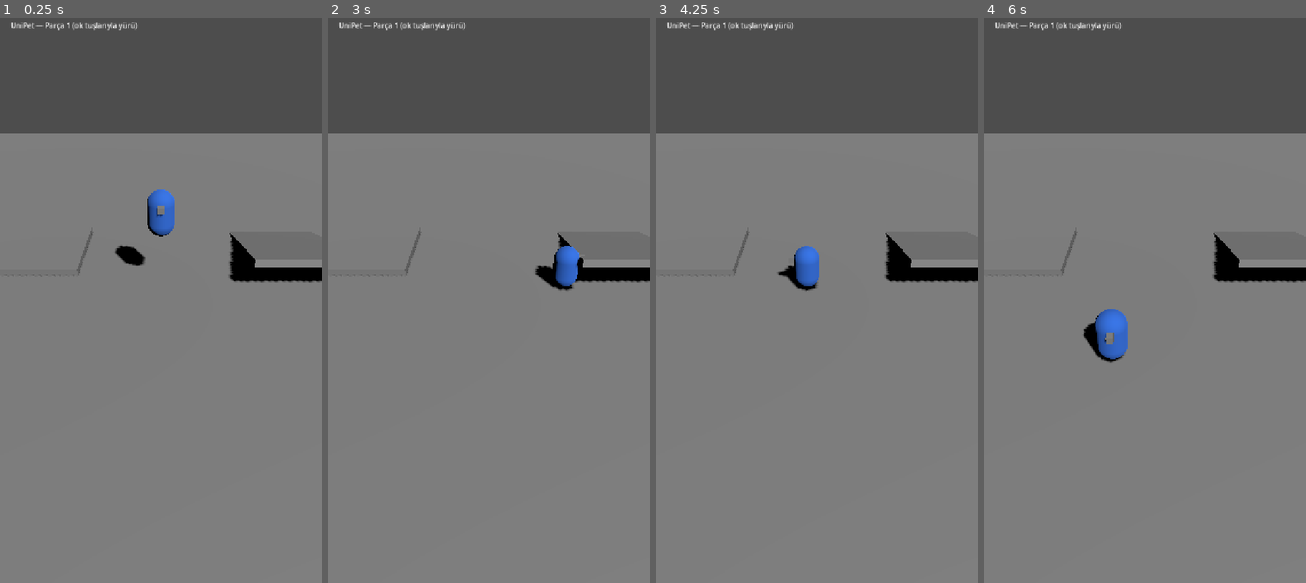
Above: before the commit, frames 1-4 (left to right).
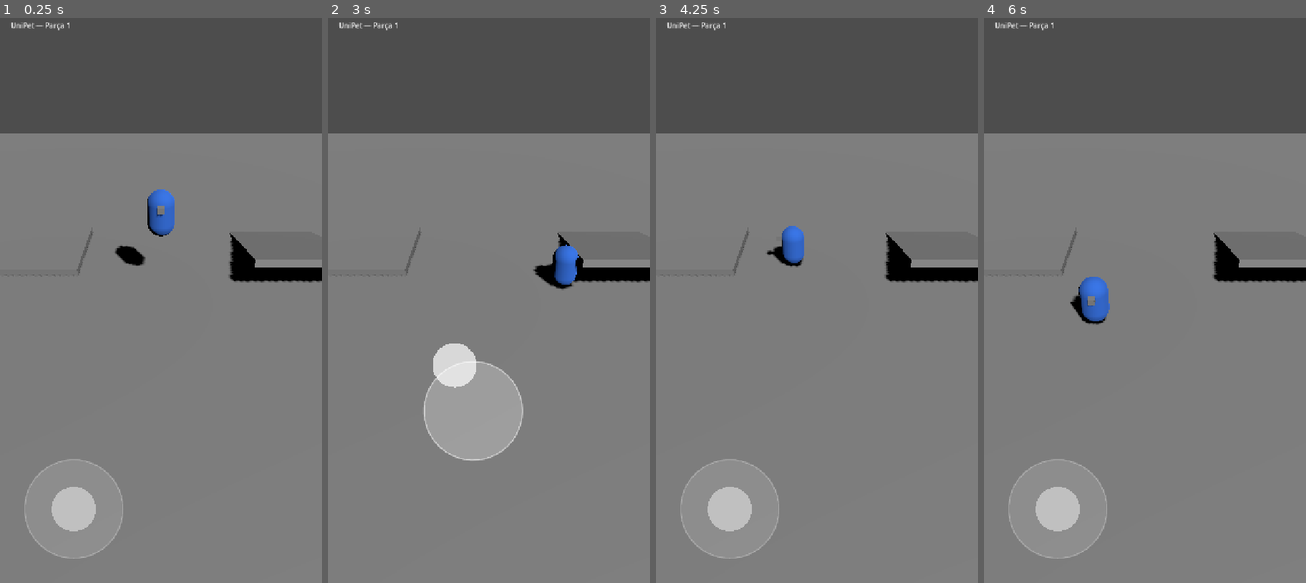
Above: after the commit, the same moments.

Repository: talha24052050/unipet
Game: Godot game, scene res://scenes/main.tscn
Same seed, same stepped clock (60 frames per second), same inputs: the game is played once before the commit and once after it.
Inputs (mouse positions are in pixels of both pictures, inside the frame that each line leads up to):
- Up to frame 1 (0.25 s): no input
- Up to frame 2 (3 s): move the mouse to (559, 266) at 0.52 s; hold Right (ui_right) 0.53-1.25 s; click (559, 266) at 0.67 s; drag from (424, 323) to (472, 413) at 1.27 s; tap Enter at 2 s; move the mouse to (521, 170) at 2.02 s; hold Right (ui_right) 2.03-2.75 s; click (521, 170) at 2.17 s; tap Space at 2.75 s; drag from (472, 413) to (392, 210) at 2.77 s
- Up to frame 3 (4.25 s): move the mouse to (913, 379) at 3.52 s; hold Left (ui_left) from 3.53 s (still down); click (913, 379) at 3.67 s
- Up to frame 4 (6 s): release Left (ui_left) at 4.25 s; drag from (1048, 210) to (1096, 153) at 4.27 s; tap Enter at 5 s; move the mouse to (1161, 294) at 5.02 s; hold Down (ui_down) 5.03-5.75 s; click (1161, 294) at 5.17 s; drag from (1096, 153) to (1080, 323) at 5.77 s

The runs differ from the first frame. In frame 1, 1.2% of the frame differs, in the area x 7-43%, y 0-96%; in frame 2, 5.0%, in the area x 22-79%, y 0-79%; in frame 3, 2.2%; in frame 4, 2.7%.

Commit message:
1.2: sanal joystick (kayan, çoklu dokunma güvenli) + kamera yönlü PlayerController

Diff:
--- a/game/project.godot
+++ b/game/project.godot
@@ -1,5 +1,10 @@
 ; Engine configuration file.
-; Godot 4.7 — UniPet
+; It's best edited using the editor UI and not directly,
+; since the parameters that go here are not all obvious.
+;
+; Format:
+;   [section] ; section goes between []
+;   param=value ; assign values to parameters
 
 config_version=5
 
--- a/game/scenes/main.tscn
+++ b/game/scenes/main.tscn
@@ -1,36 +1,49 @@
-[gd_scene format=3]
+[gd_scene format=3 uid="uid://kirq4efmm3k2"]
 
 [ext_resource type="PackedScene" path="res://scenes/player.tscn" id="1"]
+[ext_resource type="Script" path="res://src/player/virtual_joystick.gd" id="2"]
+[ext_resource type="Script" path="res://src/player/player_controller.gd" id="3"]
 
-[node name="Main" type="Node3D"]
+[node name="Main" type="Node3D" unique_id=1159132603]
 
-[node name="Camera3D" type="Camera3D" parent="."]
+[node name="Camera3D" type="Camera3D" parent="." unique_id=881670804]
 transform = Transform3D(1, 0, 0, 0, 0.819152, 0.573576, 0, -0.573576, 0.819152, 0, 6, 9)
 
-[node name="Sun" type="DirectionalLight3D" parent="."]
+[node name="Sun" type="DirectionalLight3D" parent="." unique_id=322762779]
 transform = Transform3D(0.866025, -0.353553, 0.353553, 0, 0.707107, 0.707107, -0.5, -0.612372, 0.612372, 0, 10, 0)
 shadow_enabled = true
 
-[node name="Ground" type="CSGBox3D" parent="."]
+[node name="Ground" type="CSGBox3D" parent="." unique_id=935100175]
+transform = Transform3D(1, 0, 0, 0, 1, 0, 0, 0, 1, -0.015909672, -4.7683716e-07, -0.01610756)
 use_collision = true
 size = Vector3(40, 0.2, 40)
 
-[node name="Ramp" type="CSGBox3D" parent="."]
+[node name="Ramp" type="CSGBox3D" parent="." unique_id=983468595]
 transform = Transform3D(1, 0, 0, 0, 0.965926, 0.258819, 0, -0.258819, 0.965926, 4, 0.4, -2)
 use_collision = true
 size = Vector3(3, 0.2, 5)
 
-[node name="Step" type="CSGBox3D" parent="."]
+[node name="Step" type="CSGBox3D" parent="." unique_id=1988601145]
 transform = Transform3D(1, 0, 0, 0, 1, 0, 0, 0, 1, -4, 0.2, -2)
 use_collision = true
 size = Vector3(3, 0.2, 3)
 
-[node name="Player" parent="." instance=ExtResource("1")]
+[node name="Player" parent="." unique_id=270815988 instance=ExtResource("1")]
 transform = Transform3D(1, 0, 0, 0, 1, 0, 0, 0, 1, 0, 2, 0)
 
-[node name="UI" type="CanvasLayer" parent="."]
+[node name="UI" type="CanvasLayer" parent="." unique_id=461841732]
 
-[node name="Label" type="Label" parent="UI"]
+[node name="Label" type="Label" parent="UI" unique_id=691788432]
 offset_left = 24.0
 offset_top = 24.0
-text = "UniPet — Parça 1 (ok tuşlarıyla yürü)"
+text = "UniPet — Parça 1"
+
+[node name="Joystick" type="Control" parent="UI"]
+mouse_filter = 2
+script = ExtResource("2")
+
+[node name="PlayerController" type="Node" parent="." node_paths=PackedStringArray("player", "joystick", "camera")]
+script = ExtResource("3")
+player = NodePath("../Player")
+joystick = NodePath("../UI/Joystick")
+camera = NodePath("../Camera3D")
--- a/game/src/core/config.gd
+++ b/game/src/core/config.gd
@@ -24,3 +24,10 @@
 const PLAYER_TURN_SPEED: float = 10.0
 ## Yerden kopmadan inilebilecek basamak/eğim için yere yapışma mesafesi.
 const PLAYER_FLOOR_SNAP: float = 0.3
+
+## Sanal joystick (piksel; 720x1280 tasarım çözünürlüğüne göre).
+const JOYSTICK_RADIUS: float = 110.0
+const JOYSTICK_DEADZONE: float = 0.15
+## Joystick'in dokunuş kabul ettiği bölge: ekranın sol-alt kısmı (oran).
+const JOYSTICK_ZONE_WIDTH: float = 0.5
+const JOYSTICK_ZONE_HEIGHT: float = 0.4
--- a/game/src/player/player.gd
+++ b/game/src/player/player.gd
@@ -1,6 +1,6 @@
 extends CharacterBody3D
 ## Yerel oyuncu. Hareket kaynağını (joystick, dokun-yürü, klavye) bilmez:
-## onlar sadece `move_input`u (dünya uzayında, XZ düzleminde, uzunluk 0..1) yazar.
+## PlayerController sadece `move_input`u (dünya uzayında, XZ düzleminde, uzunluk 0..1) yazar.
 
 ## İstenen hareket yönü ve şiddeti. Kontrolcüler her karede yazar.
 var move_input: Vector3 = Vector3.ZERO
@@ -13,11 +13,7 @@
 
 
 func _physics_process(delta: float) -> void:
-	var input: Vector3 = move_input
-	if OS.is_debug_build() and input == Vector3.ZERO:
-		input = _debug_keyboard_input()
-
-	velocity = compute_velocity(velocity, input, is_on_floor(), _gravity, delta)
+	velocity = compute_velocity(velocity, move_input, is_on_floor(), _gravity, delta)
 	move_and_slide()
 
 	var flat: Vector3 = Vector3(velocity.x, 0.0, velocity.z)
@@ -32,9 +28,3 @@
 	var horizontal: Vector3 = Vector3(current.x, 0.0, current.z).move_toward(target, Config.PLAYER_ACCELERATION * delta)
 	var vy: float = 0.0 if on_floor else current.y - gravity * delta
 	return Vector3(horizontal.x, vy, horizontal.z)
-
-
-## Sadece editör/debug: ok tuşlarıyla yürüme (joystick gelene kadar test için).
-func _debug_keyboard_input() -> Vector3:
-	var v: Vector2 = Input.get_vector("ui_left", "ui_right", "ui_up", "ui_down")
-	return Vector3(v.x, 0.0, v.y)
--- /dev/null
+++ b/game/src/player/player_controller.gd
@@ -0,0 +1,21 @@
+extends Node
+## Girişleri (joystick, debug klavye) kamera yönüne göre dünya yönüne çevirip oyuncuya verir.
+
+@export var player: CharacterBody3D
+@export var joystick: Control
+@export var camera: Camera3D
+
+
+func _process(_delta: float) -> void:
+	if player == null:
+		return
+	var input: Vector2 = joystick.get("value") if joystick != null else Vector2.ZERO
+	if input == Vector2.ZERO and OS.is_debug_build():
+		input = Input.get_vector("ui_left", "ui_right", "ui_up", "ui_down")
+	var yaw: float = camera.global_rotation.y if camera != null else 0.0
+	player.set("move_input", screen_to_world(input, yaw))
+
+
+## Ekran yönü (x sağ, y aşağı) → kameranın baktığı yöne göre XZ düzleminde dünya yönü.
+static func screen_to_world(input: Vector2, camera_yaw: float) -> Vector3:
+	return Basis(Vector3.UP, camera_yaw) * Vector3(input.x, 0.0, input.y)
--- /dev/null
+++ b/game/src/player/virtual_joystick.gd
@@ -0,0 +1,96 @@
+extends Control
+## Sol alttaki kayan (floating) sanal joystick.
+## Bölge içinde ilk dokunan parmağı sahiplenir; diğer parmaklar (kamera, dokun-yürü) etkilenmez.
+## Çıktı: `value` (x sağ, y aşağı; uzunluk 0..1).
+
+signal touch_started
+signal touch_ended
+
+var value: Vector2 = Vector2.ZERO
+
+var _touch_index: int = -1
+var _center: Vector2 = Vector2.ZERO
+var _knob: Vector2 = Vector2.ZERO
+
+
+func _ready() -> void:
+	mouse_filter = Control.MOUSE_FILTER_IGNORE
+	anchor_left = 0.0
+	anchor_top = 1.0 - Config.JOYSTICK_ZONE_HEIGHT
+	anchor_right = Config.JOYSTICK_ZONE_WIDTH
+	anchor_bottom = 1.0
+	offset_left = 0.0
+	offset_top = 0.0
+	offset_right = 0.0
+	offset_bottom = 0.0
+	_reset()
+	resized.connect(_reset)
+
+
+func is_active() -> bool:
+	return _touch_index != -1
+
+
+func _input(event: InputEvent) -> void:
+	if event is InputEventScreenTouch:
+		var t: InputEventScreenTouch = event
+		if handle_touch(t.index, t.pressed, t.position):
+			get_viewport().set_input_as_handled()
+	elif event is InputEventScreenDrag:
+		var d: InputEventScreenDrag = event
+		if handle_drag(d.index, d.position):
+			get_viewport().set_input_as_handled()
+
+
+## Dokunuş olayını işler; joystick'e aitse true döner. `pos` ekran koordinatı.
+func handle_touch(index: int, pressed: bool, pos: Vector2) -> bool:
+	if pressed:
+		if _touch_index != -1 or not get_global_rect().has_point(pos):
+			return false
+		_touch_index = index
+		_center = pos - global_position
+		_knob = _center
+		value = Vector2.ZERO
+		queue_redraw()
+		touch_started.emit()
+		return true
+	if index != _touch_index:
+		return false
+	_reset()
+	touch_ended.emit()
+	return true
+
+
+func handle_drag(index: int, pos: Vector2) -> bool:
+	if index != _touch_index:
+		return false
+	var local: Vector2 = pos - global_position
+	_knob = _center + (local - _center).limit_length(Config.JOYSTICK_RADIUS)
+	value = compute_value(_center, local, Config.JOYSTICK_RADIUS, Config.JOYSTICK_DEADZONE)
+	queue_redraw()
+	return true
+
+
+## Saf hesap: merkezden uzaklığı 0..1'e çevirir, ölü bölgeyi atıp kalanı yeniden ölçekler.
+static func compute_value(center: Vector2, touch: Vector2, radius: float, deadzone: float) -> Vector2:
+	var v: Vector2 = ((touch - center) / radius).limit_length(1.0)
+	var length: float = v.length()
+	if length < deadzone:
+		return Vector2.ZERO
+	return v / length * ((length - deadzone) / (1.0 - deadzone))
+
+
+func _reset() -> void:
+	_touch_index = -1
+	value = Vector2.ZERO
+	var margin: float = Config.JOYSTICK_RADIUS * 0.5
+	_center = Vector2(margin + Config.JOYSTICK_RADIUS, size.y - margin - Config.JOYSTICK_RADIUS)
+	_knob = _center
+	queue_redraw()
+
+
+func _draw() -> void:
+	var alpha: float = 0.5 if is_active() else 0.25
+	draw_circle(_center, Config.JOYSTICK_RADIUS, Color(1, 1, 1, alpha * 0.5))
+	draw_arc(_center, Config.JOYSTICK_RADIUS, 0.0, TAU, 48, Color(1, 1, 1, alpha), 3.0, true)
+	draw_circle(_knob, Config.JOYSTICK_RADIUS * 0.45, Color(1, 1, 1, alpha + 0.2))
--- /dev/null
+++ b/game/tests/test_joystick.gd
@@ -0,0 +1,63 @@
+extends RefCounted
+
+const Joystick := preload("res://src/player/virtual_joystick.gd")
+const Controller := preload("res://src/player/player_controller.gd")
+const R: float = 100.0
+
+
+func test_value_deadzone() -> String:
+	var v: Vector2 = Joystick.compute_value(Vector2.ZERO, Vector2(5, 0), R, 0.15)
+	if v != Vector2.ZERO:
+		return "ölü bölgede sıfır değil: %s" % v
+	return ""
+
+
+func test_value_clamped_full() -> String:
+	var v: Vector2 = Joystick.compute_value(Vector2.ZERO, Vector2(500, 0), R, 0.15)
+	if not v.is_equal_approx(Vector2(1, 0)):
+		return "uçta 1 olmalı: %s" % v
+	return ""
+
+
+func test_value_half() -> String:
+	var v: Vector2 = Joystick.compute_value(Vector2.ZERO, Vector2(0, -50), R, 0.0)
+	if not v.is_equal_approx(Vector2(0, -0.5)):
+		return "yarım itiş 0.5 olmalı: %s" % v
+	return ""
+
+
+func test_multitouch_ownership() -> String:
+	var tree: SceneTree = Engine.get_main_loop()
+	var j: Control = Joystick.new()
+	tree.root.add_child(j)
+	j.position = Vector2.ZERO
+	j.size = Vector2(360, 500)
+	var err: String = ""
+	if j.handle_touch(0, true, Vector2(600, 100)):
+		err = "bölge dışı dokunuş alındı"
+	elif not j.handle_touch(1, true, Vector2(150, 300)):
+		err = "bölge içi dokunuş alınmadı"
+	elif j.handle_touch(2, true, Vector2(160, 310)):
+		err = "ikinci parmak joystick'i çaldı"
+	elif j.handle_drag(2, Vector2(400, 300)):
+		err = "başka parmağın sürüklemesi işlendi"
+	elif not j.handle_drag(1, Vector2(150 + R * 2, 300)) or j.value.x < 0.99:
+		err = "sahip parmak sağa itti ama değer: %s" % j.value
+	elif j.handle_touch(2, false, Vector2.ZERO):
+		err = "başka parmağın bırakması joystick'i bıraktı"
+	elif not j.handle_touch(1, false, Vector2.ZERO) or j.value != Vector2.ZERO:
+		err = "bırakınca sıfırlanmadı"
+	j.free()
+	return err
+
+
+func test_screen_to_world_camera_yaw() -> String:
+	# Kamera varsayılan yönde (-Z'ye bakıyor): joystick yukarı → -Z.
+	var fwd: Vector3 = Controller.screen_to_world(Vector2(0, -1), 0.0)
+	if not fwd.is_equal_approx(Vector3(0, 0, -1)):
+		return "ileri yanlış: %s" % fwd
+	# Kamera 90° sola dönmüş (-X'e bakıyor): joystick yukarı → -X.
+	var turned: Vector3 = Controller.screen_to_world(Vector2(0, -1), PI / 2.0)
+	if not turned.is_equal_approx(Vector3(-1, 0, 0)):
+		return "dönük kamerada ileri yanlış: %s" % turned
+	return ""
Not shown, added: game/src/player/player_controller.gd.uid
Not shown, added: game/src/player/virtual_joystick.gd.uid
Not shown, added: game/tests/test_joystick.gd.uid
Not shown, changed: docs/ROADMAP.md
